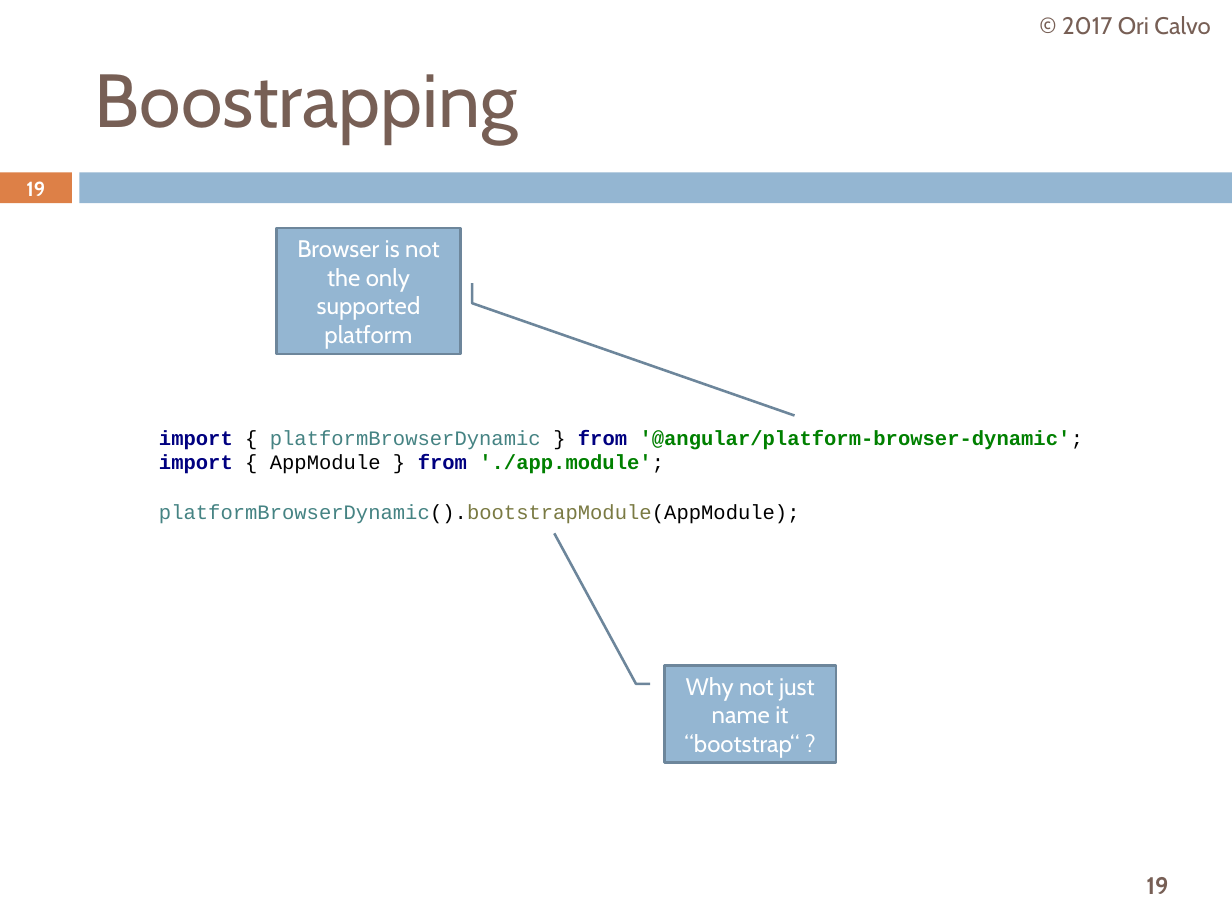
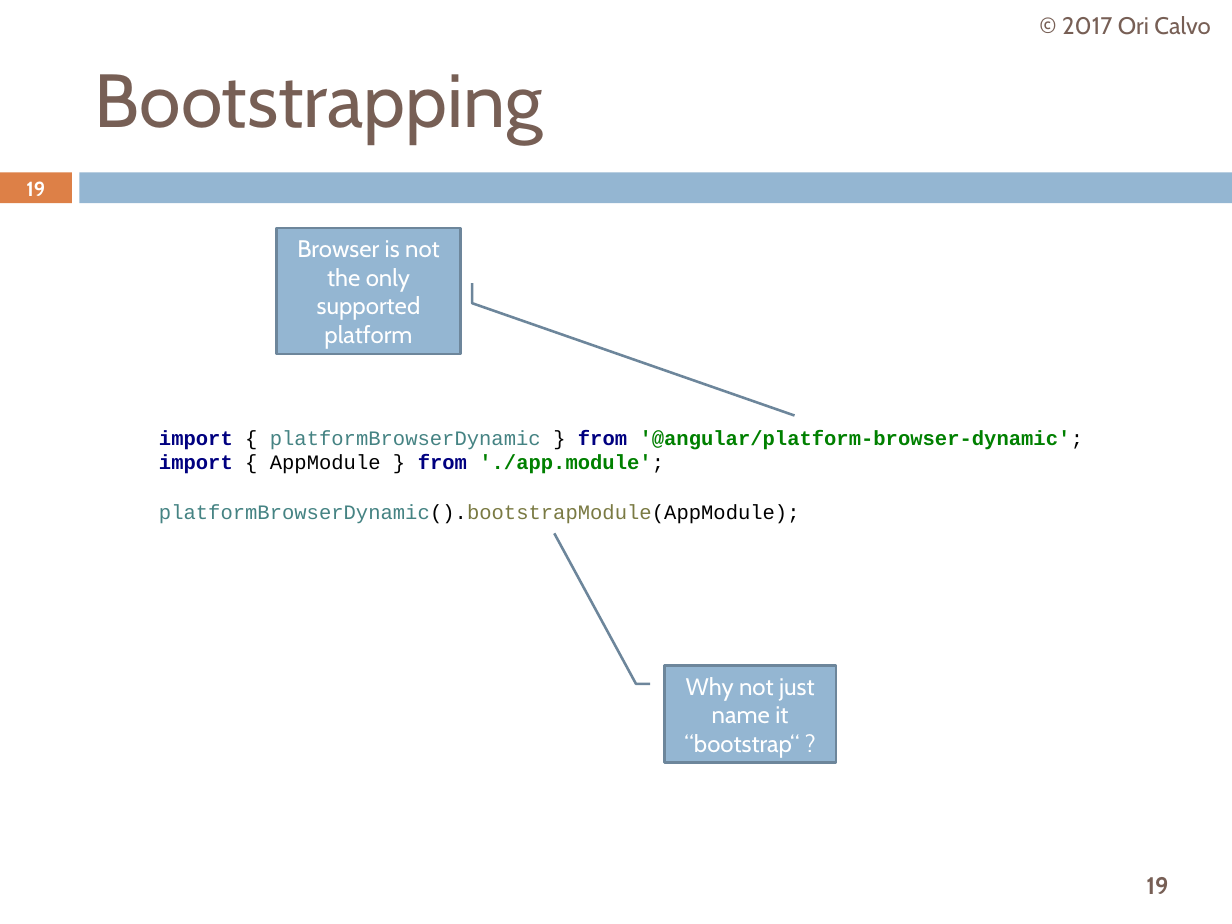
Before and after one commit to oricalvo/course-angular-mini, a slide deck: slide 19 of PPTs/01 Getting Started.pptx. Drawn at 1232x924 pixels with LibreOffice and Linux fonts; fonts in the diff are those of the drawing; background and template pictures are left out. Boxes give left, top, right and bottom in pixels: in the first picture for what was removed or moved away, otherwise in the second. Text is boxed around its words. In the diff, an @@ line names an element or a change of style, - is before the commit and + after.

```diff
--- a/PPTs/01 Getting Started.pptx
+++ b/PPTs/01 Getting Started.pptx
@@ title at (x1=95, y1=74, x2=543, y2=143): text changed @@
-Boostrapping
+Bootstrapping
```
Also in this commit, not shown: 1 other slide changed, 2 slides added.
